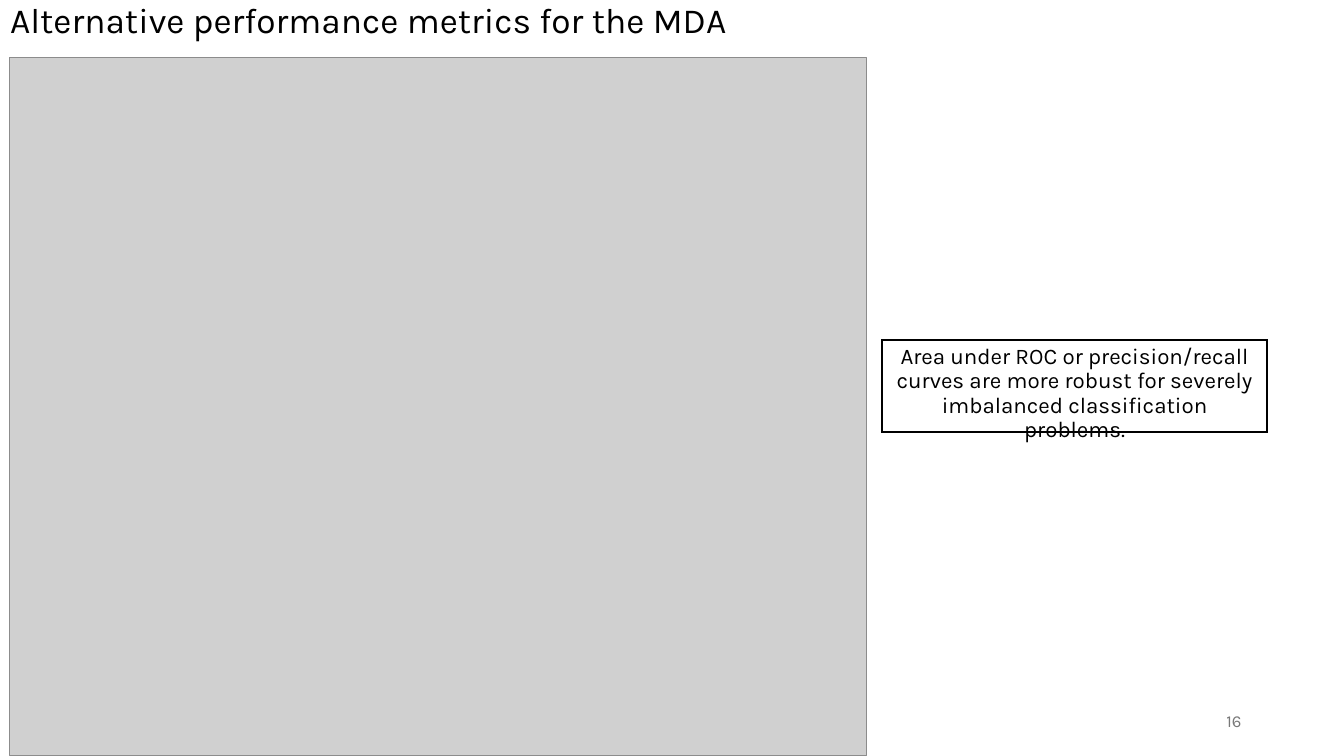
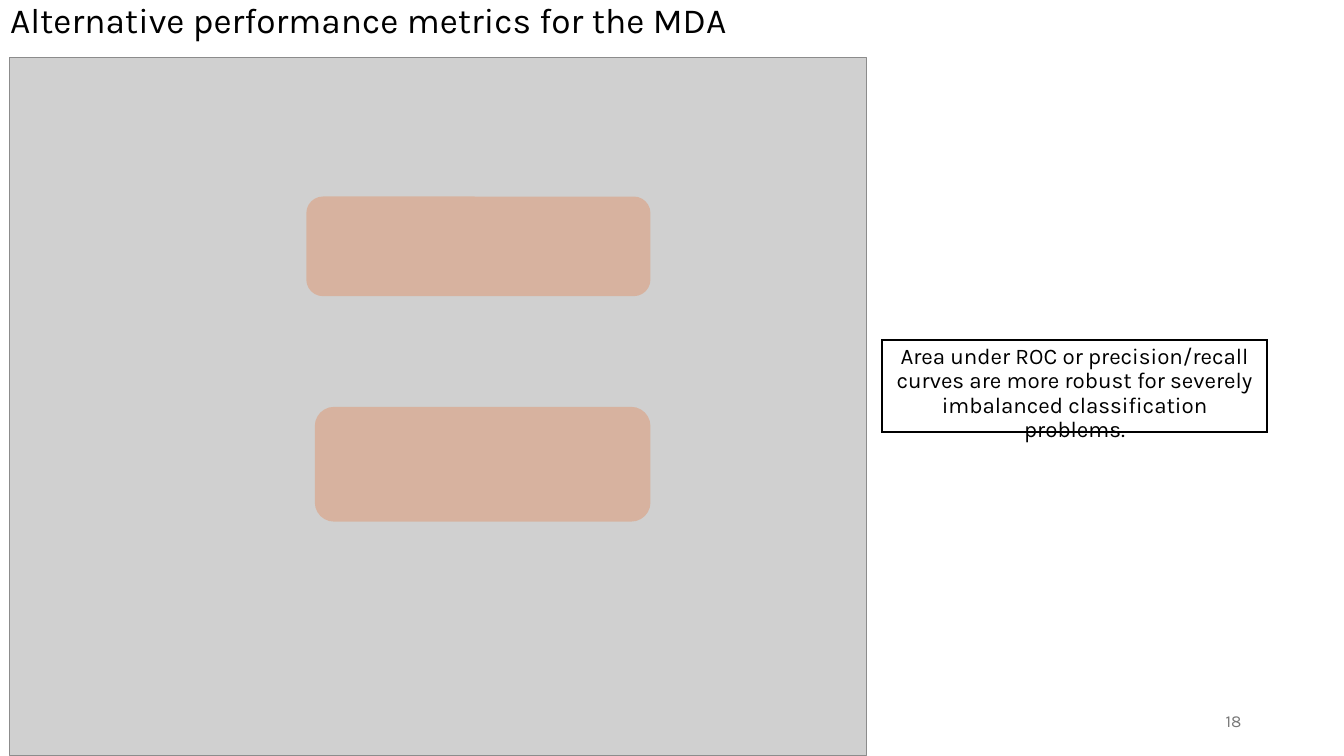
Before and after one commit to omroot/d2l_pytorch, a slide deck: slide 18 of mylearnings/mylecturenotes/ML4AM_Ch6_FeatureImportance.pptx (slide 16 before the commit). Drawn at 1344x756 pixels with LibreOffice and Linux fonts; fonts in the diff are those of the drawing; grey boxes stand for pictures. Boxes give left, top, right and bottom in pixels: in the first picture for what was removed or moved away, otherwise in the second. Text is boxed around its words. In the diff, an @@ line names an element or a change of style, - is before the commit and + after.

```diff
--- a/mylearnings/mylecturenotes/ML4AM_Ch6_FeatureImportance.pptx
+++ b/mylearnings/mylecturenotes/ML4AM_Ch6_FeatureImportance.pptx
@@ rounded rectangle added at (307, 197, 650, 296), fill #E97132 at 31% opacity @@
@@ rounded rectangle added at (315, 407, 650, 522), fill #E97132 at 31% opacity @@
```
Also in this commit, not shown: 9 other slides changed, 2 slides added.
